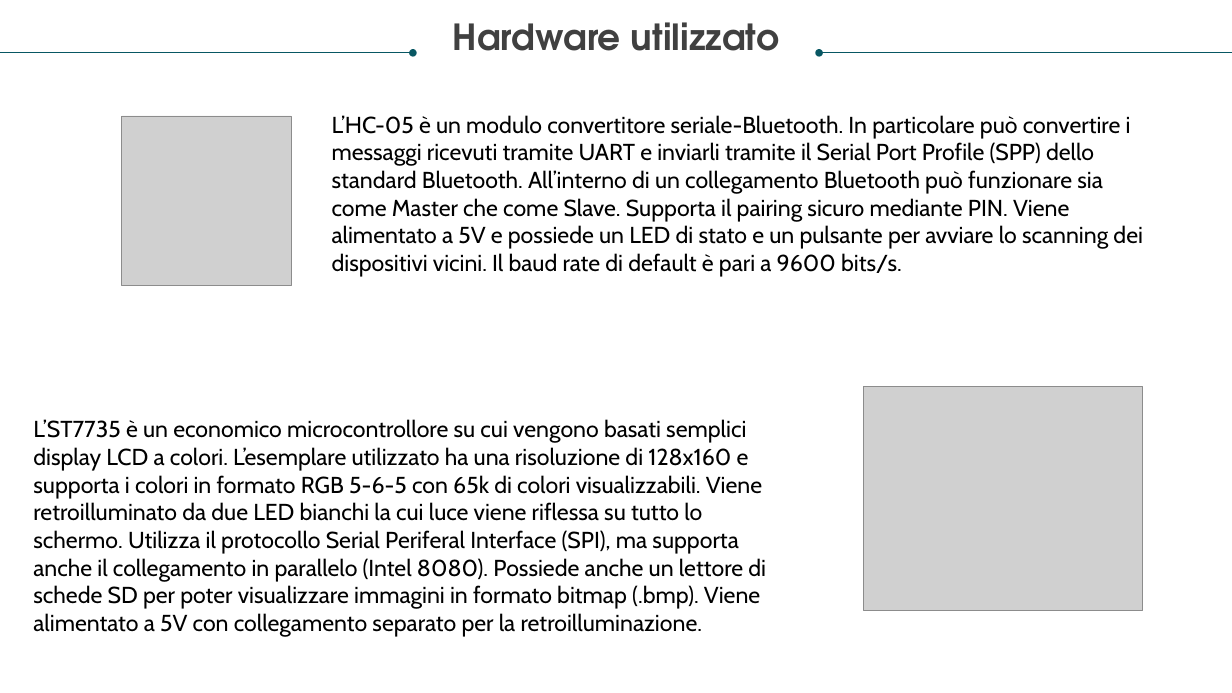
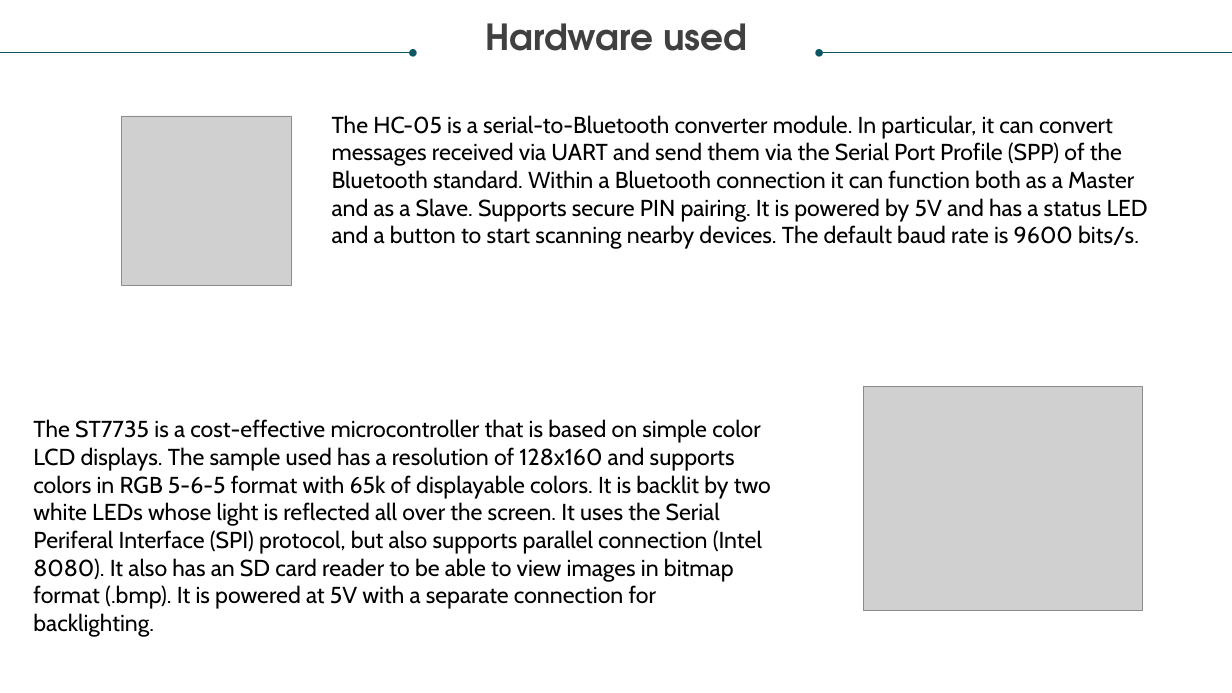
Before and after one commit to RaffaLinux/RaffaLinux.github.io, a slide deck: slide 7 of AndroidMote.pptx. Drawn at 1232x693 pixels with LibreOffice and Linux fonts; fonts in the diff are those of the drawing; grey boxes stand for pictures. Boxes give left, top, right and bottom in pixels: in the first picture for what was removed or moved away, otherwise in the second. Text is boxed around its words. In the diff, an @@ line names an element or a change of style, - is before the commit and + after.

```diff
--- a/AndroidMote.pptx
+++ b/AndroidMote.pptx
@@ text at box(485, 23, 747, 51): text changed @@
-Hardware utilizzato
+Hardware used
@@ text at box(332, 115, 1148, 249): text changed @@
-L’HC-05 è un modulo convertitore seriale-Bluetooth. In particolare può convertire i messaggi ricevuti tramite UART e inviarli tramite il Serial Port Profile (SPP) dello standard Bluetooth. All’interno di un collegamento Bluetooth può funzionare sia come Master che come Slave. Supporta il pairing sicuro mediante PIN. Viene alimentato a 5V e possiede un LED di stato e un pulsante per avviare lo scanning dei dispositivi vicini. Il baud rate di default è pari a 9600 bits/s.
+The HC-05 is a serial-to-Bluetooth converter module. In particular, it can convert messages received via UART and send them via the Serial Port Profile (SPP) of the Bluetooth standard. Within a Bluetooth connection it can function both as a Master and as a Slave. Supports secure PIN pairing. It is powered by 5V and has a status LED and a button to start scanning nearby devices. The default baud rate is 9600 bits/s.
@@ text at box(33, 419, 771, 637): text changed @@
-L’ST7735 è un economico microcontrollore su cui vengono basati semplici display LCD a colori. L’esemplare utilizzato ha una risoluzione di 128x160 e supporta i colori in formato RGB 5-6-5 con 65k di colori visualizzabili. Viene retroilluminato da due LED bianchi la cui luce viene riflessa su tutto lo schermo. Utilizza il protocollo Serial Periferal Interface (SPI), ma supporta anche il collegamento in parallelo (Intel 8080). Possiede anche un lettore di schede SD per poter visualizzare immagini in formato bitmap (.bmp). Viene alimentato a 5V con collegamento separato per la retroilluminazione.
+The ST7735 is a cost-effective microcontroller that is based on simple color LCD displays. The sample used has a resolution of 128x160 and supports colors in RGB 5-6-5 format with 65k of displayable colors. It is backlit by two white LEDs whose light is reflected all over the screen. It uses the Serial Periferal Interface (SPI) protocol, but also supports parallel connection (Intel 8080). It also has an SD card reader to be able to view images in bitmap format (.bmp). It is powered at 5V with a separate connection for backlighting.
```
Also in this commit, not shown: 15 other slides changed, 3 slides added, 3 slides removed.
